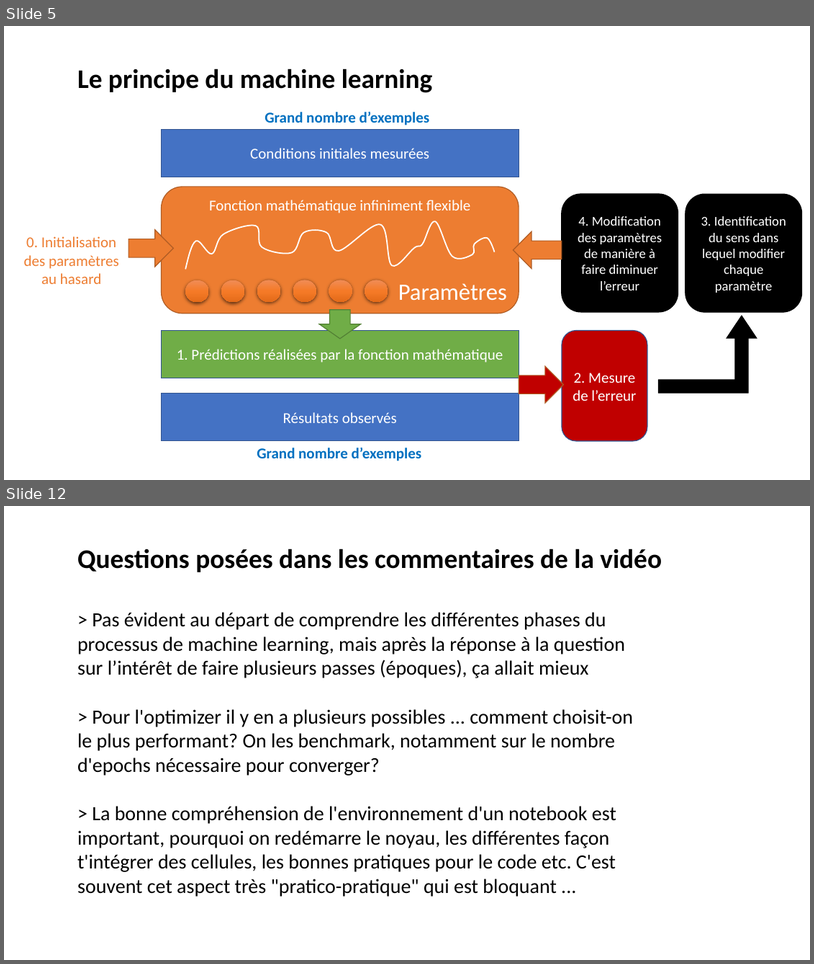
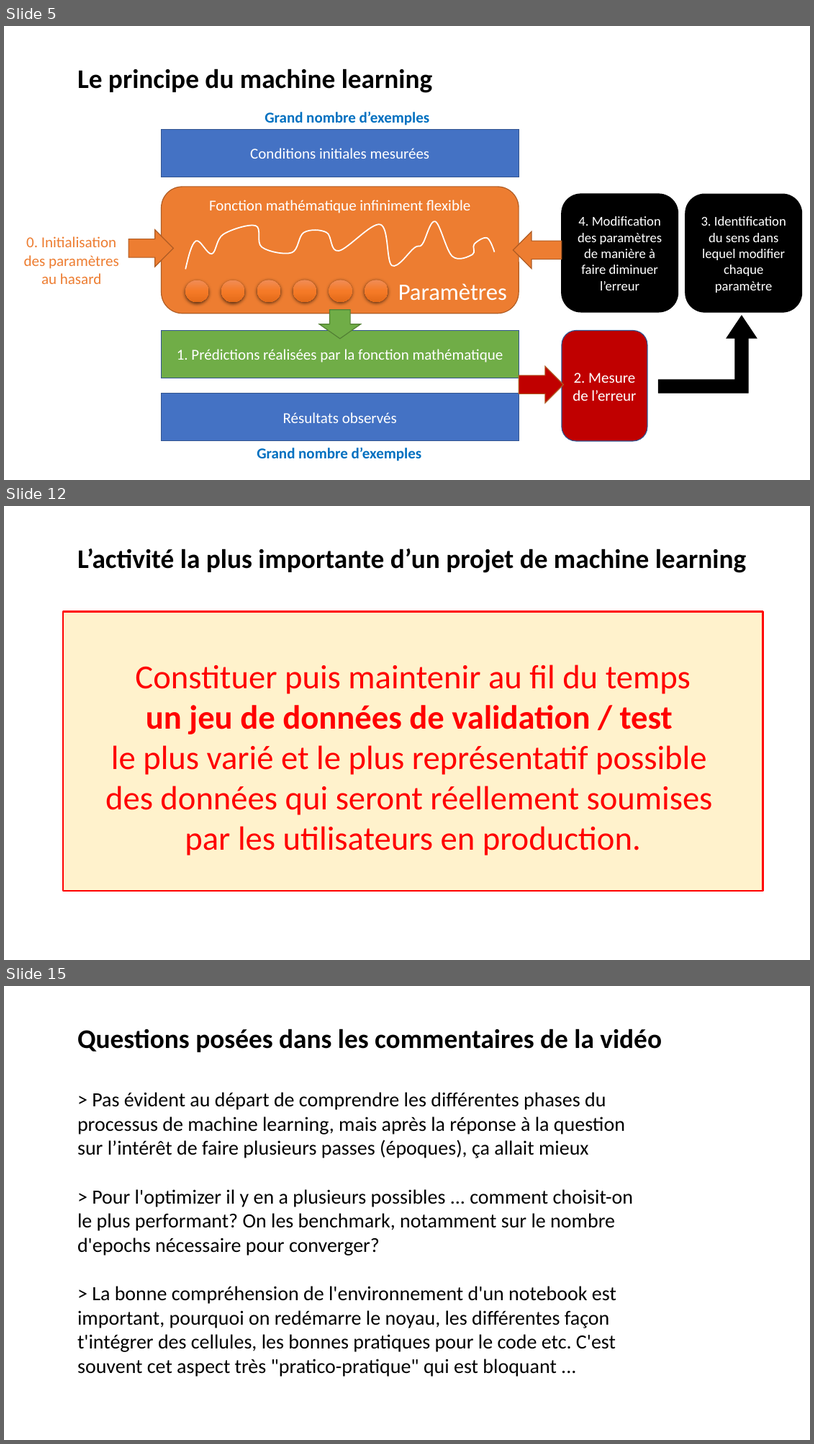
Before and after one commit to laurentprudhon/cours-deeplearning-2020, a slide deck: slides/02_production.pptx. Shown one above the other, each under a label of ours: slides 5 and 12 before the commit, slides 5, 12 and 15 after it; the slides between them are not shown. The pictures are 814x964 and 814x1444 pixels, drawn with LibreOffice and Linux fonts; fonts in the diff are those of the drawing. Boxes give left, top, right and bottom in pixels: in the first picture for what was removed or moved away, otherwise in the second. Text is boxed around its words. In the diff, an @@ line names an element or a change of style, - is before the commit and + after.

```diff
--- a/slides/02_production.pptx
+++ b/slides/02_production.pptx
@@ slide 12 added at bbox=[4, 506, 810, 960], background #FFFFFF @@
@@ text added at bbox=[77, 548, 746, 573], 32 pt, text #000000, bold @@
+L’activité la plus importante d’un projet de machine learning
@@ rectangle added at bbox=[63, 611, 764, 890], fill #FFF2CC, outline #FF0000 2 pt, 40 pt, text #FF0000 @@
+Constituer puis maintenir au fil du temps
+un jeu de données de validation / test
+le plus varié et le plus représentatif possible
+des données qui seront réellement soumises
+par les utilisateurs en production.
@@ what was slide 12 is now slide 15 @@
```
Also in this commit, not shown: 5 slides changed, 3 other slides added, 1 slide removed.
